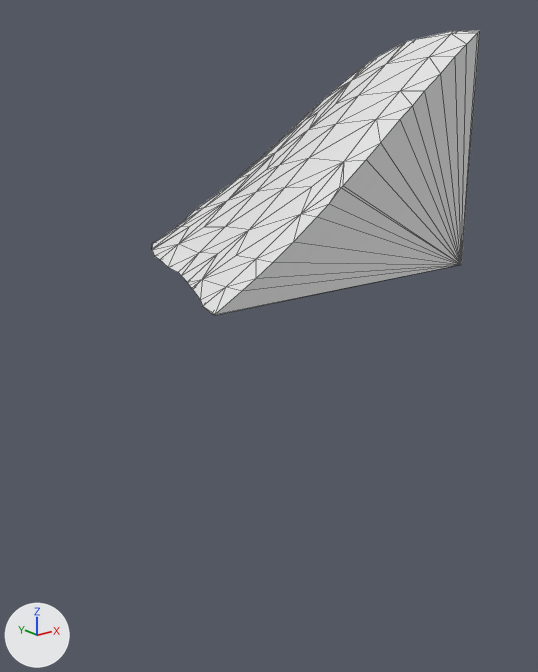
An edit to the glTF model assets/terrain/surface_pieces/surf_24_3.glb, drawn before and after from the same camera.
Both versions are drawn from a 50 mm camera at (4.8, 82.41, -22.41) aimed at (12.6, 92.16, -26.31). Every picture has the same lights, and +X, +Y and +Z are marked at lower left. The older version comes first. Mesh edges are drawn as thin lines. Where no turn or scale is listed for an object, it has been applied to the vertices.

In view in the first picture: 'geometry_0'.
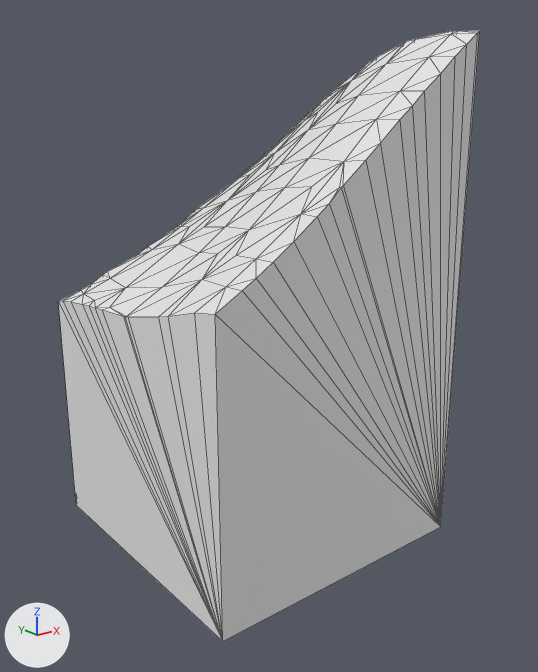
Patch to the scene script:
```diff
--- a/assets/terrain/surface_pieces/surf_24_3.glb.py
+++ b/assets/terrain/surface_pieces/surf_24_3.glb.py
@@ me_geometry_0 @@
 # used by ob_geometry_0; location = (0.0, 0.0, 0.0)
-me_geometry_0.from_pydata(...)  # 107 vertices, 210 faces; spans x 10.0..15.0, y 90.0..95.0, z -25.0..-21.33
+me_geometry_0.from_pydata(...)  # 118 vertices, 232 faces; spans x 10.0..15.0, y 90.0..95.0, z -30.0..-21.33
+# me_geometry_0 part 1
+# 19 vertices are removed from x 10.0..15.0, y 90.0..95.0, z -25.0
+# 89 faces are deleted
+# 1 vertex moves from x 10.28, y 90.76, z -25.0 to x 10.0, y 91.17, z -25.27
+# 30 vertices are added at x 10.0..15.0, y 90.0..95.0, z -30.0..-25.0
+# 111 new faces join them
```

Pixel boxes (x1, y1, x2, y2) of what changed, in the pictures (538 x 672 px; the box of a moved part takes in the faces that stretch with it):
'geometry_0', reshaped (29% wider, 114% taller): before (152, 30, 480, 315); after (58, 30, 480, 642)
part 1 of me_geometry_0, moved or reshaped: before (152, 48, 476, 315); after (58, 48, 476, 642)
